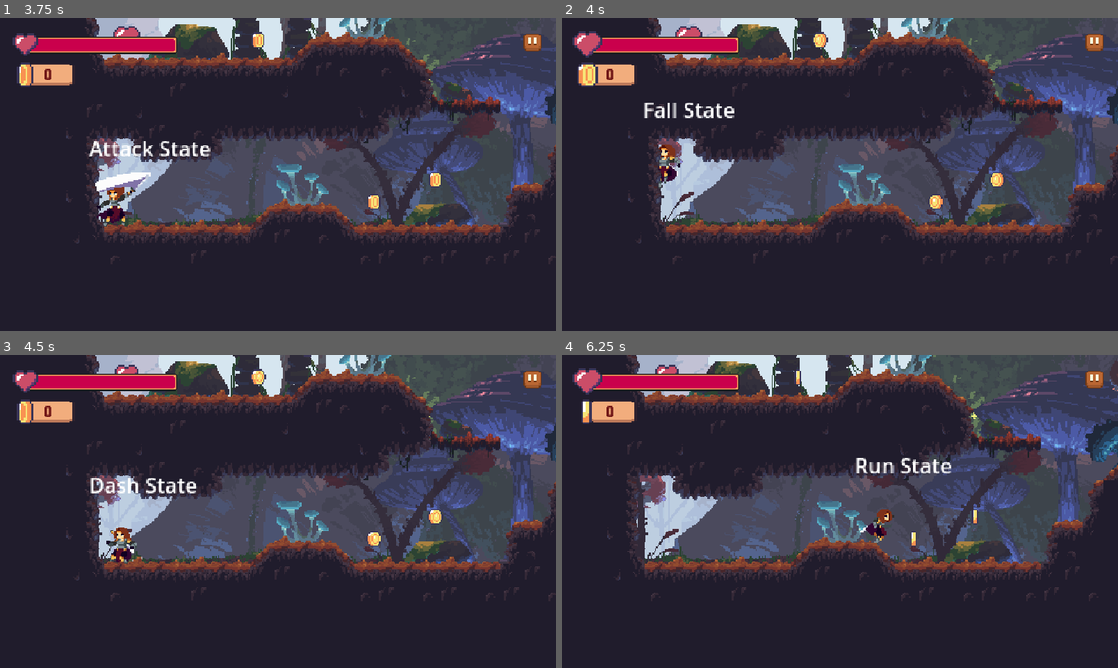
Above: before the commit, frames 1-4 (two rows, left to right).
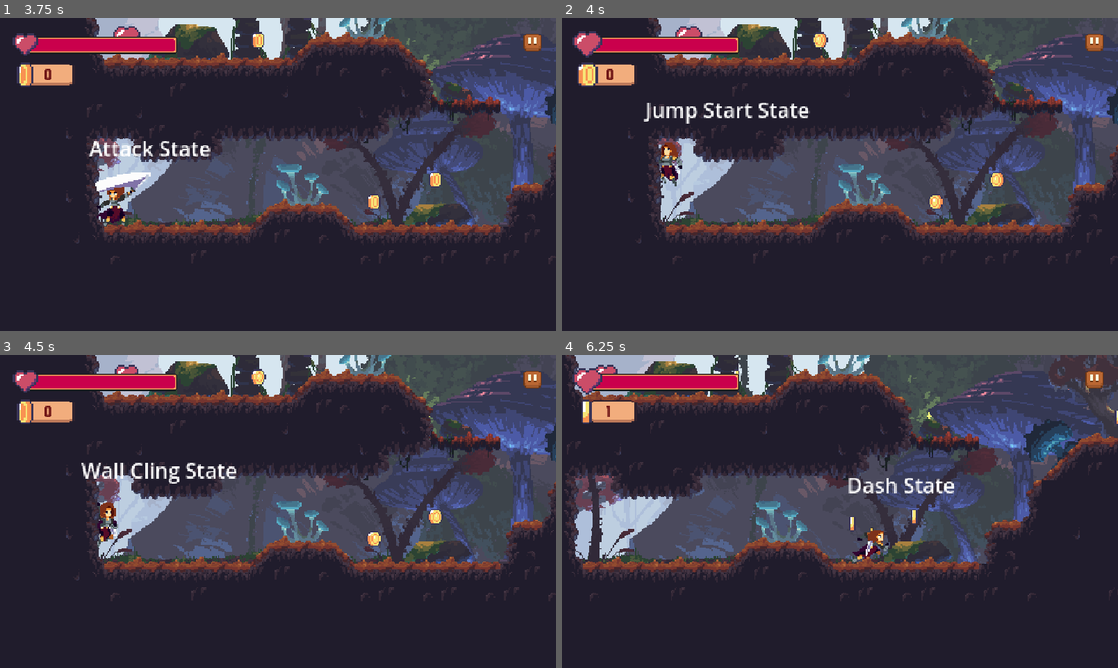
Above: after the commit, the same moments.

Repository: sketcher03/First_Metroidvania_Attempt
Game: Godot game, scene res://UI/main_menu_screen.tscn
The game is run twice, just before and just after one commit, with the same random seed, the same clock (stepped at 60 frames per second) and the same inputs.
Inputs (mouse positions are in pixels of both pictures, inside the frame that each line leads up to):
- Up to frame 1 (3.75 s): click "PLAY" at 0.5 s; tap Enter at 1.25 s; move the mouse to (250, 237) at 1.27 s; hold W (wall_cling, bound only after the commit) 1.28-2.03 s; hold D (move_right) 1.28-2.78 s; tap Space (jump) at 1.52, 1.55, 1.82, 2, 2.1, 2.27, 2.57 s; move the mouse to (444, 221) at 2.02 s; tap W (wall_cling, bound only after the commit) at 2.3 s; move the mouse to (111, 127) at 2.77 s; hold Space (jump) 2.78-3.53 s; hold A (move_left) from 2.78 s (still down); click (111, 127) at 2.85 s; move the mouse to (305, 174) at 3.52 s; tap Shift (dash) at 3.6 s
- Up to frame 2 (4 s): keep holding A (move_left); tap Space (jump) at 3.77 s; tap W (wall_cling, bound only after the commit) at 3.8 s
- Up to frame 3 (4.5 s): keep holding A (move_left); tap Space (jump) at 4.07 s; move the mouse to (194, 433) at 4.27 s; hold W (wall_cling, bound only after the commit) from 4.28 s (still down)
- Up to frame 4 (6.25 s): tap Space (jump) at 4.52, 4.55, 4.82, 5.27, 5.57 s; move the mouse to (962, 495) at 5.02 s; release A (move_left) at 5.03 s; release W (wall_cling, bound only after the commit) at 5.03 s; hold D (move_right) from 5.03 s (still down); tap W (wall_cling, bound only after the commit) at 5.1 s; move the mouse to (728, 527) at 5.77 s; hold Space (jump) from 5.78 s (still down)

Frame 1 is identical in both runs. In frame 2, 1.1% of the frame differs, in the area x 14-45%, y 27-55%; in frame 3, 1.9%; in frame 4, 33%, in the area x 0-100%, y 0-78%.

Commit message:
Wall Cling and Jump Implemented
Minor bugs exist (for later)

Diff:
--- a/player/Player States/player_air_jump_state.gd
+++ b/player/Player States/player_air_jump_state.gd
@@ -22,3 +22,5 @@
 			get_parent().change_state("Jump End State")
 		elif owner.is_edge_grabbing:
 			get_parent().change_state("Edge Grab State")
+		elif owner.can_wall_cling:
+			get_parent().change_state("Wall Cling State")
--- a/player/Player States/player_dash_state.gd
+++ b/player/Player States/player_dash_state.gd
@@ -27,3 +27,5 @@
 			get_parent().change_state("Jump End State")
 		elif owner.is_edge_grabbing:
 			get_parent().change_state("Edge Grab State")
+		elif owner.can_wall_cling:
+			get_parent().change_state("Wall Cling State")
--- a/player/Player States/player_fall_state.gd
+++ b/player/Player States/player_fall_state.gd
@@ -23,3 +23,5 @@
 			get_parent().change_state("Swim State")
 		elif owner.is_edge_grabbing:
 			get_parent().change_state("Edge Grab State")
+		elif owner.can_wall_cling:
+			get_parent().change_state("Wall Cling State")
--- a/player/Player States/player_idle_state.gd
+++ b/player/Player States/player_idle_state.gd
@@ -22,5 +22,3 @@
 		get_parent().change_state("Fall State")
 	elif owner.can_swim and not owner.can_water_jump:
 		get_parent().change_state("Swim State")
-	elif owner.is_edge_grabbing:
-		get_parent().change_state("Edge Grab State")
--- a/player/Player States/player_jump_end_state.gd
+++ b/player/Player States/player_jump_end_state.gd
@@ -22,3 +22,5 @@
 			get_parent().change_state("Swim State")
 		elif owner.is_edge_grabbing:
 			get_parent().change_state("Edge Grab State")
+		elif owner.can_wall_cling:
+			get_parent().change_state("Wall Cling State")
--- a/player/Player States/player_jump_start_state.gd
+++ b/player/Player States/player_jump_start_state.gd
@@ -23,3 +23,5 @@
 			get_parent().change_state("Air Jump State")
 		elif owner.is_edge_grabbing:
 			get_parent().change_state("Edge Grab State")
+		elif owner.can_wall_cling:
+			get_parent().change_state("Wall Cling State")
--- /dev/null
+++ b/player/Player States/player_wall_cling_state.gd
@@ -0,0 +1,14 @@
+extends State_1_0
+
+var can_transition = false
+
+func enter():
+	super.enter()
+
+	can_transition = false
+	animation_player.play("Wall_Cling")
+	can_transition = true
+
+func transition():
+	if can_transition and owner.jump_starter:
+		get_parent().change_state("Jump Start State")
--- a/player/warrior.gd
+++ b/player/warrior.gd
@@ -38,21 +38,24 @@
 var can_swim: bool = false
 var can_water_jump: bool = false
 var is_edge_grabbing: bool = false
+var can_wall_cling: bool = false
 var current_jump_count: int = 0
 
 func _physics_process(delta: float) -> void:
 	progress_bar.value = health
 
 	check_edge_grab()
+	check_wall_cling()
 
 	if not is_on_floor():
 		velocity += get_gravity() * delta
 
-	if Input.is_action_just_pressed("jump") and (is_on_floor() or is_edge_grabbing):
+	if Input.is_action_just_pressed("jump") and (is_on_floor() or is_edge_grabbing or can_wall_cling):
 		is_edge_grabbing = false
+		can_wall_cling = false
 		velocity.y = jump_power
 
-	if is_edge_grabbing:
+	if is_edge_grabbing or can_wall_cling:
 		return
 
 	direction = Vector2(Input.get_action_strength("move_right") - Input.get_action_strength("move_left"), 0)
@@ -68,9 +71,6 @@
 	elif can_swim:
 		velocity.x = direction.x * swimming_speed
 		velocity.y = velocity.y * 0.5
-	elif is_on_wall_only():
-		print("Wall Slide")
-		# velocity.y = velocity.y * 0.75
 	else:
 		if dash:
 			var dash_direction = -1 if sprite_2d.flip_h else 1
@@ -89,7 +89,6 @@
 	Global.update_player_position(global_position)
 
 func player_position_check():
-
 	if direction.x > 0:
 		sprite_2d.flip_h = false
 		attack_area.scale.x = 1
@@ -178,7 +177,6 @@
 	print("Edge Grab: ", is_edge_grabbing, " Player Sprite Position x: ", sprite_2d.position.x)
 	var check_hand = not raycast_grab_hand.is_colliding()
 	var check_grab_height = raycast_grab_check.is_colliding()
-	var player_flipped = sprite_2d.flip_h
 
 	if is_edge_grabbing:
 		if sprite_2d.flip_h:
@@ -188,6 +186,21 @@
 
 	if velocity.y >= 0 and check_hand and check_grab_height and not is_edge_grabbing and is_on_wall_only() and not can_swim:
 		is_edge_grabbing = true
+
+func check_wall_cling():
+	print("Wall Cling Started")
+	var check_hand = raycast_grab_hand.is_colliding()
+	var check_grab_height = raycast_grab_check.is_colliding()
+
+	if sprite_2d.flip_h:
+		sprite_2d.flip_h = true
+		sprite_2d.position.x = -10
+	else:
+		sprite_2d.flip_h = false
+		sprite_2d.position.x = 11
+
+	if velocity.y >= 0 and check_grab_height and check_hand and is_on_wall_only() and Input.is_action_pressed("wall_cling") and not can_wall_cling:
+		can_wall_cling = true
 
 func _on_attack_area_body_entered(body: Node2D) -> void:
 	if body.is_in_group("enemies"):
--- a/player/warrior.tscn
+++ b/player/warrior.tscn
@@ -105,6 +105,7 @@
 [ext_resource type="Texture2D" uid="uid://fnc6tax34yrc" path="res://assets/Warrior/Individual Sprite/WallSlide/Warrior_WallSlide_2.png" id="89_m75yd"]
 [ext_resource type="Texture2D" uid="uid://dfsniblegwot3" path="res://assets/Warrior/Individual Sprite/WallSlide/Warrior_WallSlide_3.png" id="90_ft0ps"]
 [ext_resource type="Script" uid="uid://pv1pwg40fb74" path="res://player/Player States/player_edge_grab_state.gd" id="104_esh0s"]
+[ext_resource type="Script" uid="uid://bnjrggn2p6xtx" path="res://player/Player States/player_wall_cling_state.gd" id="105_2f0p5"]
 
 [sub_resource type="CapsuleShape2D" id="CapsuleShape2D_hq7dw"]
 radius = 9.0
@@ -1490,6 +1491,84 @@
 "transitions": PackedFloat32Array(1),
 "update": 0,
 "values": [8.0]
+}
+tracks/4/type = "value"
+tracks/4/imported = false
+tracks/4/enabled = true
+tracks/4/path = NodePath("RayCasts/raycast_jump_finish_right:position")
+tracks/4/interp = 1
+tracks/4/loop_wrap = true
+tracks/4/keys = {
+"times": PackedFloat32Array(0),
+"transitions": PackedFloat32Array(1),
+"update": 0,
+"values": [Vector2(8, -8)]
+}
+tracks/5/type = "value"
+tracks/5/imported = false
+tracks/5/enabled = true
+tracks/5/path = NodePath("RayCasts/raycast_jump_finish_left:position")
+tracks/5/interp = 1
+tracks/5/loop_wrap = true
+tracks/5/keys = {
+"times": PackedFloat32Array(0),
+"transitions": PackedFloat32Array(1),
+"update": 0,
+"values": [Vector2(-8, -8)]
+}
+
+[sub_resource type="Animation" id="Animation_esh0s"]
+resource_name = "Wall_Cling"
+length = 0.0833416
+loop_mode = 1
+step = 0.0833333
+tracks/0/type = "value"
+tracks/0/imported = false
+tracks/0/enabled = true
+tracks/0/path = NodePath("Sprite2D:texture")
+tracks/0/interp = 1
+tracks/0/loop_wrap = true
+tracks/0/keys = {
+"times": PackedFloat32Array(0),
+"transitions": PackedFloat32Array(1),
+"update": 1,
+"values": [ExtResource("88_0yiqb")]
+}
+tracks/1/type = "value"
+tracks/1/imported = false
+tracks/1/enabled = true
+tracks/1/path = NodePath("CollisionShape2D:shape:radius")
+tracks/1/interp = 1
+tracks/1/loop_wrap = true
+tracks/1/keys = {
+"times": PackedFloat32Array(0),
+"transitions": PackedFloat32Array(1),
+"update": 0,
+"values": [8.0]
+}
+tracks/2/type = "value"
+tracks/2/imported = false
+tracks/2/enabled = true
+tracks/2/path = NodePath("CollisionShape2D:shape:height")
+tracks/2/interp = 1
+tracks/2/loop_wrap = true
+tracks/2/keys = {
+"times": PackedFloat32Array(0),
+"transitions": PackedFloat32Array(1),
+"update": 0,
+"values": [34.0]
+}
+tracks/3/type = "value"
+tracks/3/imported = false
+tracks/3/enabled = true
+tracks/3/path = NodePath("CollisionShape2D:position")
+tracks/3/interp = 1
+tracks/3/loop_wrap = true
+tracks/3/keys = {
+"times": PackedFloat32Array(0),
+"transitions": PackedFloat32Array(1),
+"update": 0,
+"values": [Vector2(0, -18)]
 }
 tracks/4/type = "value"
 tracks/4/imported = false
@@ -1533,6 +1612,7 @@
 &"RESET": SubResource("Animation_1ccis"),
 &"Run": SubResource("Animation_qq4xg"),
 &"Slide": SubResource("Animation_ahl6x"),
+&"Wall_Cling": SubResource("Animation_esh0s"),
 &"Wall_Slide": SubResource("Animation_b53dl")
 }
 
@@ -1699,6 +1779,9 @@
 [node name="Edge Grab State" type="Node2D" parent="StateMachine"]
 script = ExtResource("104_esh0s")
 
+[node name="Wall Cling State" type="Node2D" parent="StateMachine"]
+script = ExtResource("105_2f0p5")
+
 [node name="Attack Area" type="Area2D" parent="."]
 collision_layer = 0
 collision_mask = 4
--- a/project.godot
+++ b/project.godot
@@ -77,6 +77,11 @@
 "events": [Object(InputEventKey,"resource_local_to_scene":false,"resource_name":"","device":-1,"window_id":0,"alt_press …(195 unchanged characters)…
 ]
 }
+wall_cling={
+"deadzone": 0.2,
+"events": [Object(InputEventKey,"resource_local_to_scene":false,"resource_name":"","device":-1,"window_id":0,"alt_pressed":false,"shift_pressed":false,"ctrl_pressed":false,"meta_pressed":false,"pressed":false,"keycode":0,"physical_keycode":87,"key_label":0,"unicode":119,"location":0,"echo":false,"script":null)
+]
+}
 
 [layer_names]
 
Not shown, added: player/Player States/player_wall_cling_state.gd.uid
Not shown: 1 places in player/warrior.tscn that only renumber resources
